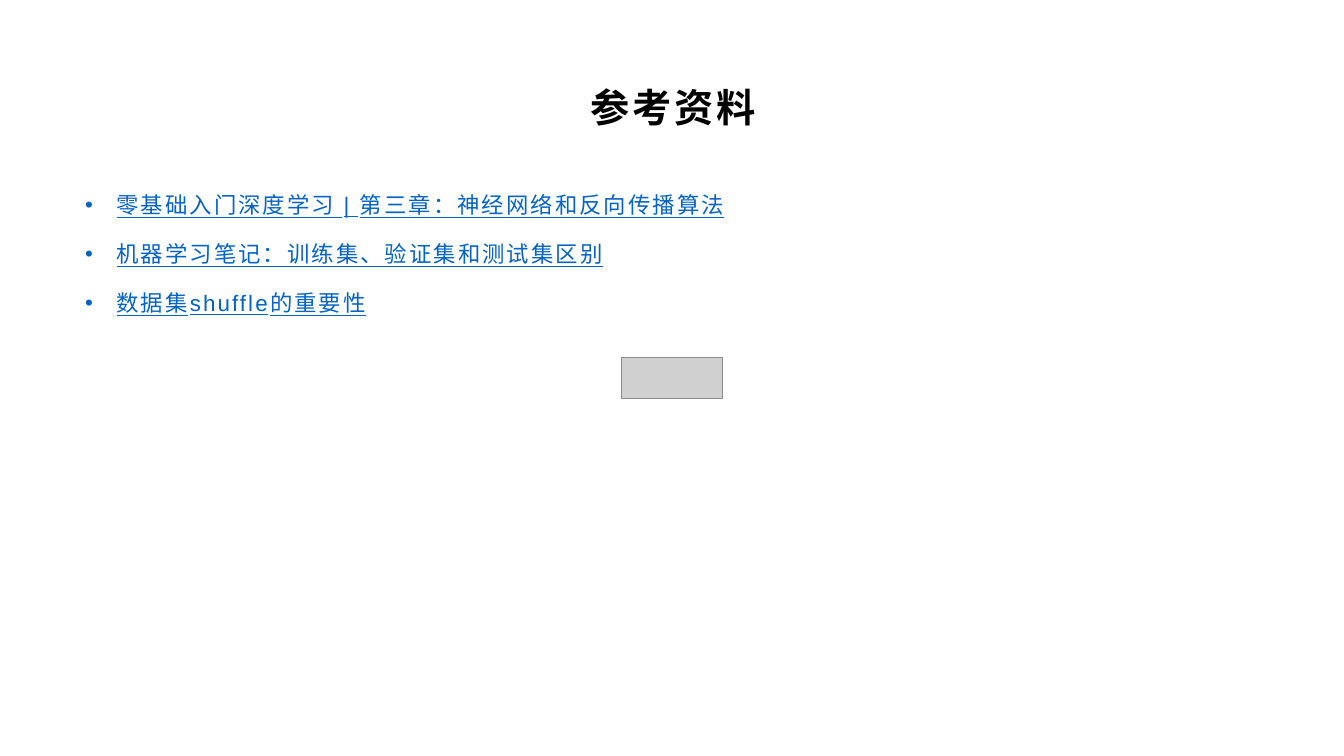
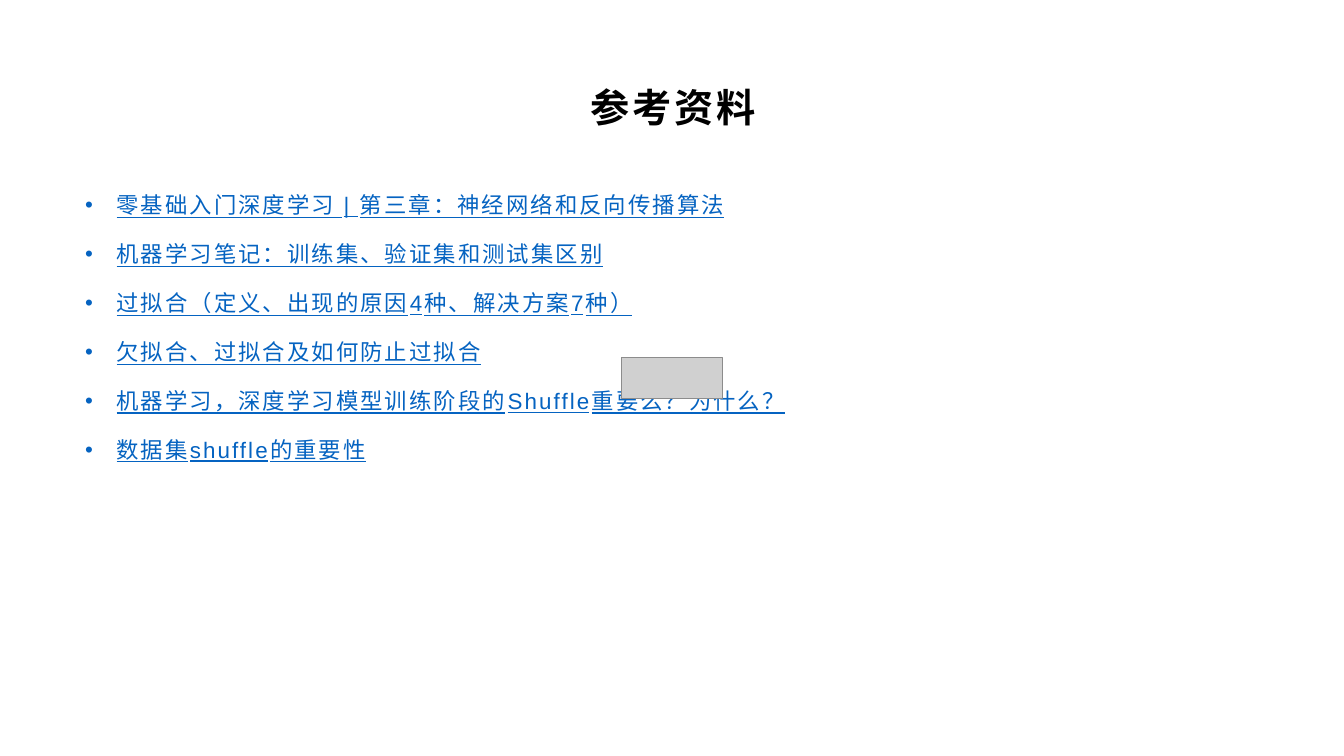
Before and after one commit to yyc-git/DeepLearningEdu, a slide deck: slide 33 of lessons/5_handwriting_by_linear_layer/ppt/用全连接层识别手写数字.pptx (slide 30 before the commit). Drawn at 1344x756 pixels with LibreOffice and Linux fonts; fonts in the diff are those of the drawing; grey boxes stand for pictures; background and template pictures are left out. Boxes give left, top, right and bottom in pixels: in the first picture for what was removed or moved away, otherwise in the second. Text is boxed around its words. In the diff, an @@ line names an element or a change of style, - is before the commit and + after.

```diff
--- a/lessons/5_handwriting_by_linear_layer/ppt/用全连接层识别手写数字.pptx
+++ b/lessons/5_handwriting_by_linear_layer/ppt/用全连接层识别手写数字.pptx
@@ text at <box>117,292,785,414</box>: paragraphs added @@
+• 过拟合（定义、出现的原因4种、解决方案7种）
+• 欠拟合、过拟合及如何防止过拟合
+• 机器学习，深度学习模型训练阶段的Shuffle重要么？为什么？
```
Also in this commit, not shown: 5 other slides changed, 3 slides added, 9 other files.
